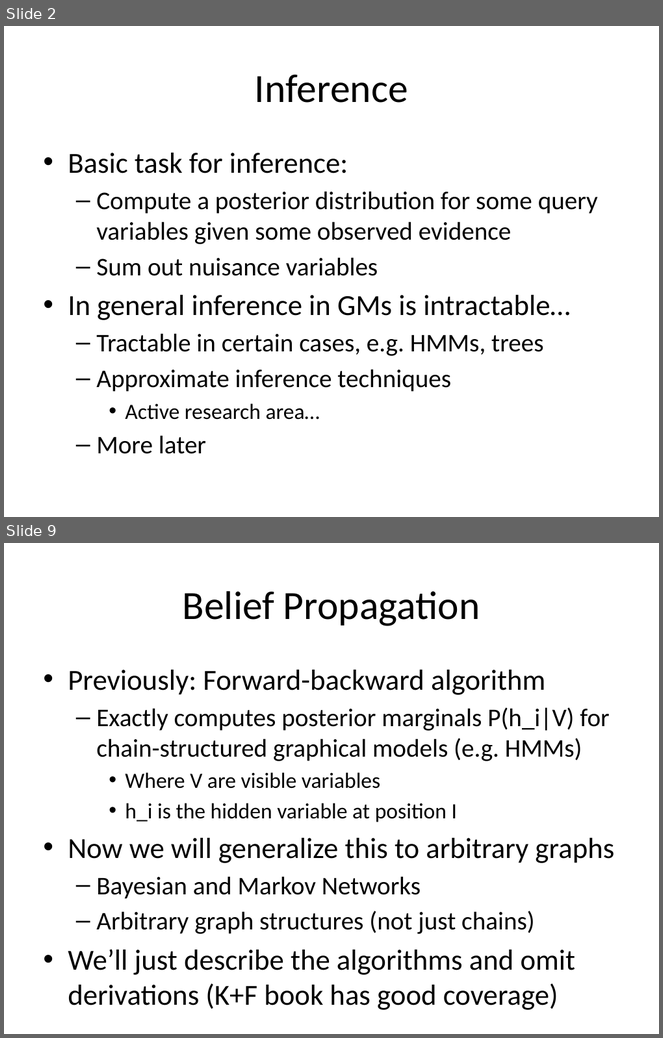
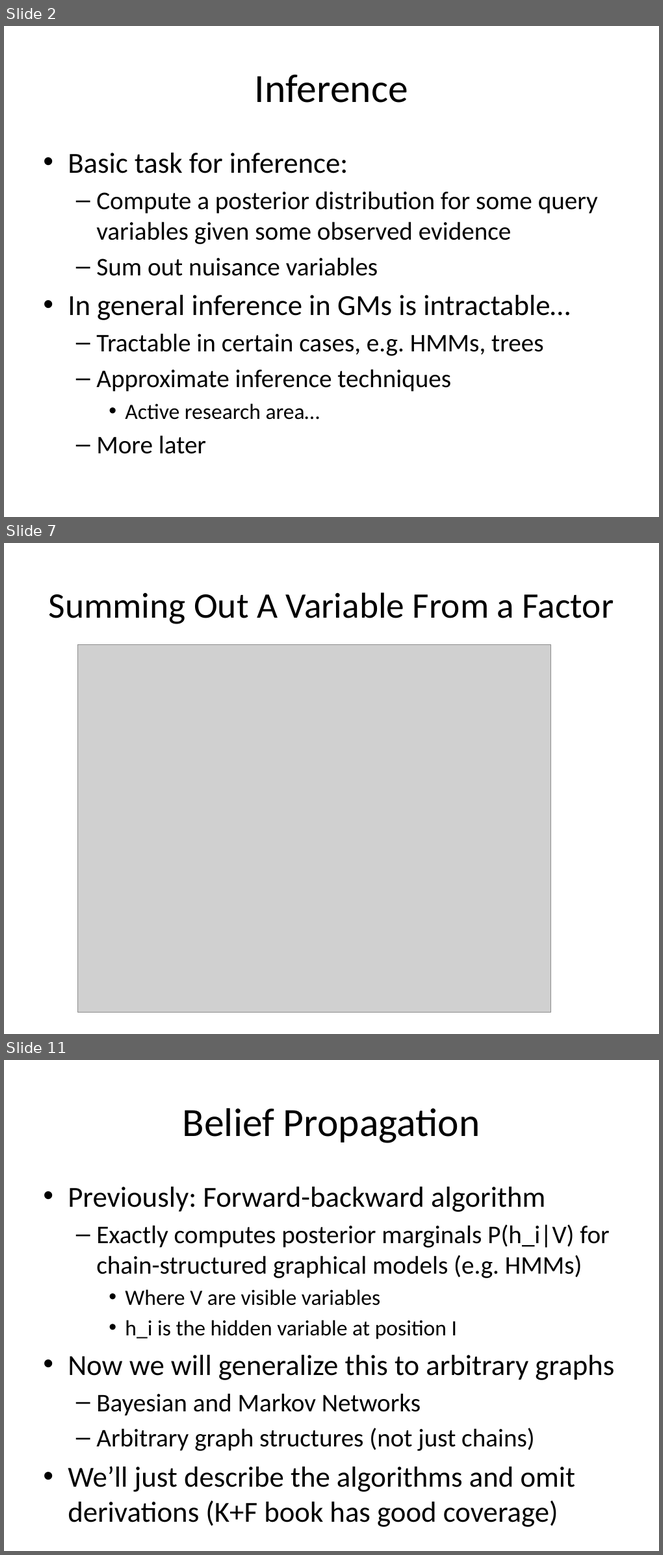
Before and after one commit to aritter/aritter.github.io, a slide deck: courses/slides/exact_inference.pptx. Shown one above the other, each under a label of ours: slides 2 and 9 before the commit, slides 2, 7 and 11 after it; the slides between them are not shown. The pictures are 663x1038 and 663x1555 pixels, drawn with LibreOffice and Linux fonts; fonts in the diff are those of the drawing; grey boxes stand for pictures. Boxes give left, top, right and bottom in pixels: in the first picture for what was removed or moved away, otherwise in the second. Text is boxed around its words. In the diff, an @@ line names an element or a change of style, - is before the commit and + after.

```diff
--- a/courses/slides/exact_inference.pptx
+++ b/courses/slides/exact_inference.pptx
@@ slide 7 added at <box>4,543,659,1034</box>, background #FFFFFF @@
@@ title added at <box>49,592,614,624</box>, 39.6 pt, text #000000 @@
+Summing Out A Variable From a Factor
@@ picture added at <box>77,644,551,1013</box> @@
@@ what was slide 9 is now slide 11 @@
```
Also in this commit, not shown: 4 slides changed, 2 other slides added, 2 slides removed.
